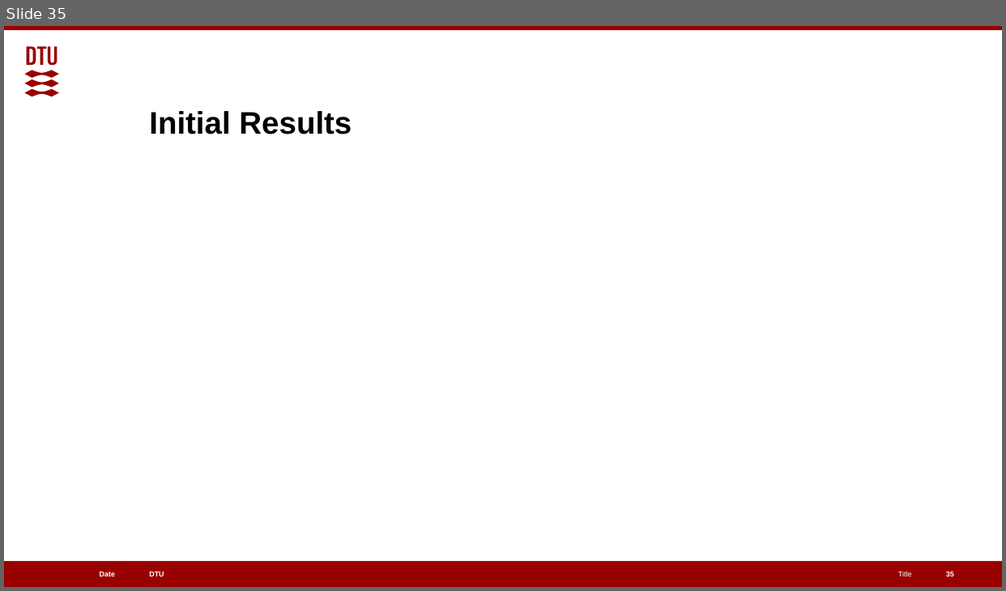
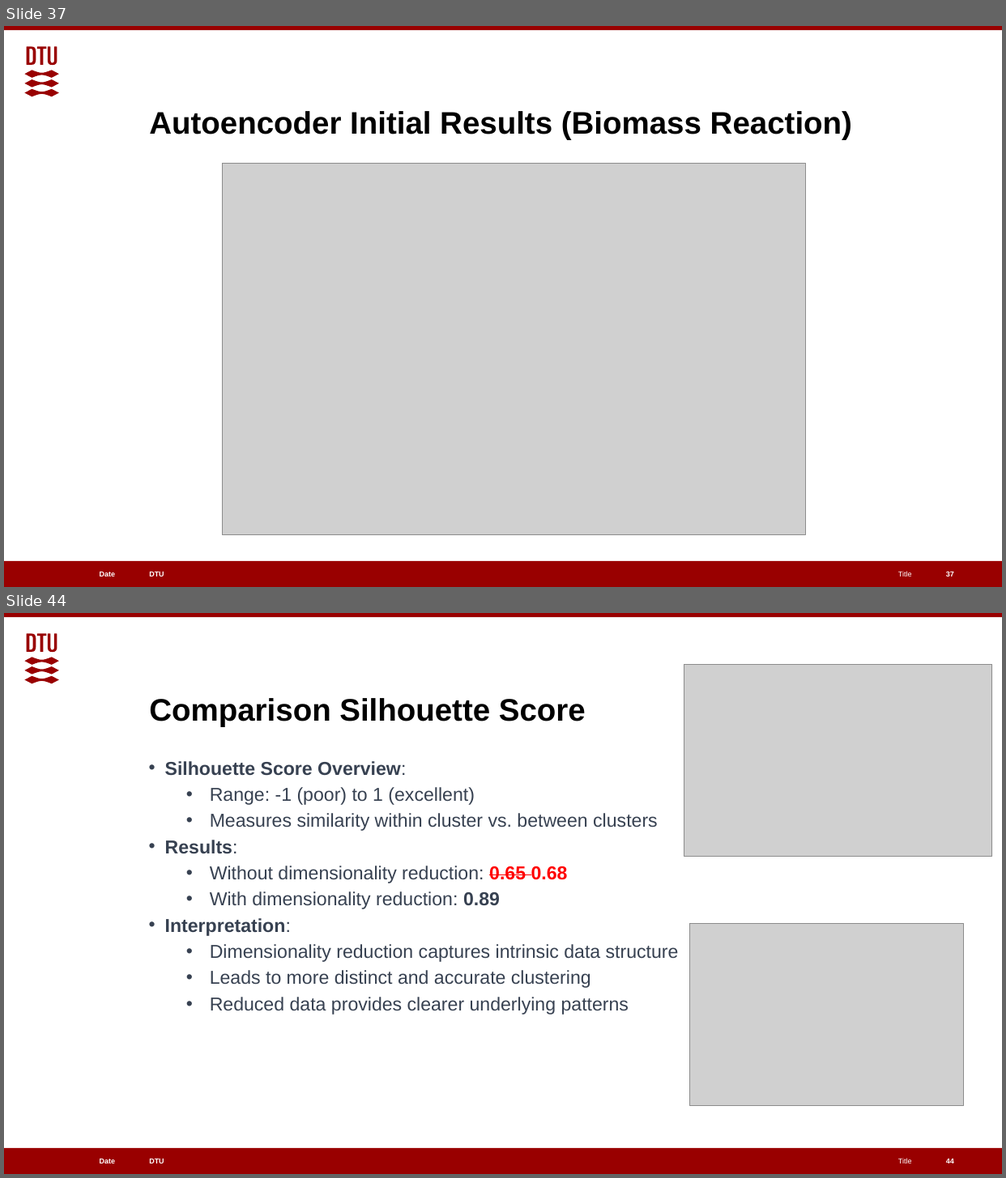
Before and after one commit to EGpineapples/Cell-Lifelines-Autoencoder, a slide deck: Classifying Metabolic Fluxes.pptx. Shown one above the other, each under a label of ours: slide 35 before the commit, slides 37 and 44 after it; the slides between them are not shown. The pictures are 1006x591 and 1006x1178 pixels, drawn with LibreOffice and Linux fonts; fonts in the diff are those of the drawing; grey boxes stand for pictures. Boxes give left, top, right and bottom in pixels: in the first picture for what was removed or moved away, otherwise in the second. Text is boxed around its words. In the diff, an @@ line names an element or a change of style, - is before the commit and + after.

```diff
--- a/Classifying Metabolic Fluxes.pptx
+++ b/Classifying Metabolic Fluxes.pptx
@@ slide 44 added at [4, 613, 1002, 1174], background #FFFFFF; not listed: 6 template elements that a slide beside it also shows @@
@@ picture added at [684, 664, 991, 856] @@
@@ title added at [149, 698, 586, 727], 30 pt, text #000000, bold @@
+Comparison Silhouette Score
@@ text added at [165, 761, 679, 1015], 18 pt, text #374151 @@
+• Silhouette Score Overview:
+  • Range: -1 (poor) to 1 (excellent)
+  • Measures similarity within cluster vs. between clusters
+• Results:
+  • Without dimensionality reduction: 0.65 0.68
+  • With dimensionality reduction: 0.89
+• Interpretation:
+  • Dimensionality reduction captures intrinsic data structure
+  • Leads to more distinct and accurate clustering
+  • Reduced data provides clearer underlying patterns
@@ picture added at [691, 924, 964, 1106] @@
@@ page number added at [946, 1159, 954, 1164], 7 pt, text #FFFFFF, bold @@
+44
@@ what was slide 35 is now slide 37 @@
@@ slide 37 changed as well @@
@@ title at [149, 111, 852, 140]: text changed @@
-Initial Results
+Autoencoder Initial Results (Biomass Reaction)
@@ picture added at [223, 163, 806, 535] @@
@@ page number at [946, 572, 954, 577]: text changed @@
-35
+37
```
Also in this commit, not shown: 8 other slides changed, 29 other slides added.
